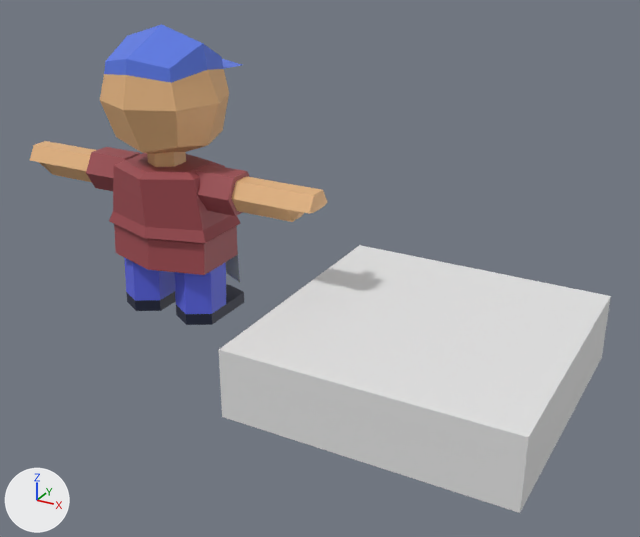
An edit to the FBX model assets/mixamo/character.fbx, drawn before and after from the same camera.
Rendered twice from a 50 mm camera at (2.91, -7.53, 4.46) aimed at (-1.22, -0.01, 0.7). Lighting does not change. The marker at lower left points along +X, +Y and +Z. The first picture is the older version. Where no turn or scale is listed for an object, it has been applied to the vertices.

Objects in the first picture: 'Cylinder', 'tiledfloor'.
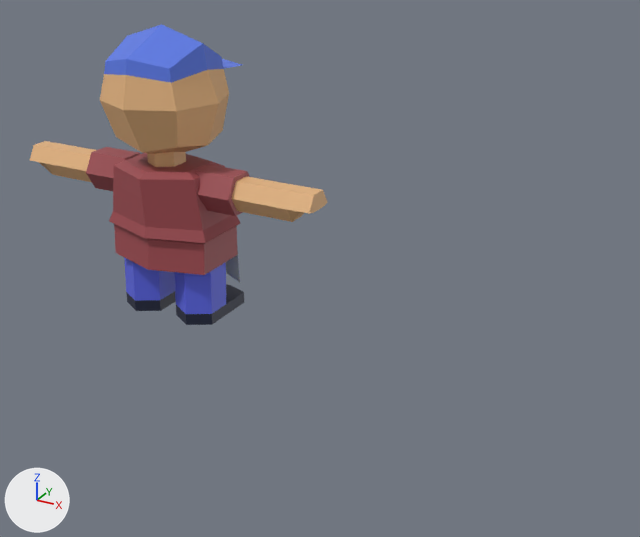
Where the change shows, as pixel boxes [x1, y1, x2, y2] in the pictures (640 x 537 px):
'tiledfloor', deleted: before [219, 245, 611, 513]

Edits to the bpy script that builds the scene:
```text
Remove ob_tiledfloor:
    ob_tiledfloor = bpy.data.objects.new('tiledfloor', me_cube)
    ob_tiledfloor.location = (0.0, 0.0, 0.0)
```
